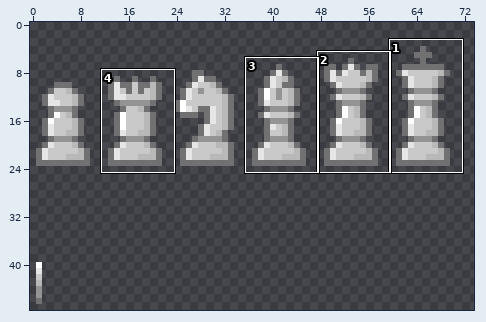
Pixel-art file, stored at assets/pieces.ase. Above, an overview of the earlier version with the close-up marked.
Close-up. First the earlier version:
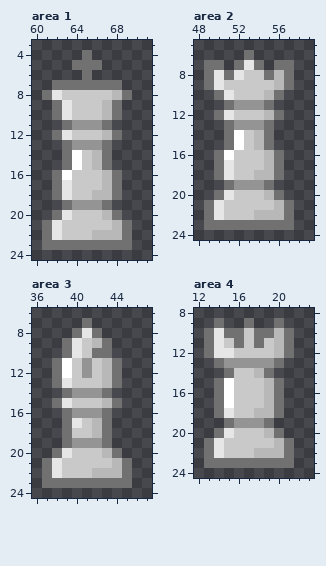
96x48 pixels, 1 frame. Colours within 5 levels of each other are drawn and written as one. Shown: area 1: x 60..71, y 3..24; area 2: x 48..59, y 5..24; area 3: x 36..47, y 6..24; area 4: x 12..23, y 8..24. The wide view leaves out empty margins. The commit also changed other parts of the picture, which this record leaves out.
After the commit:
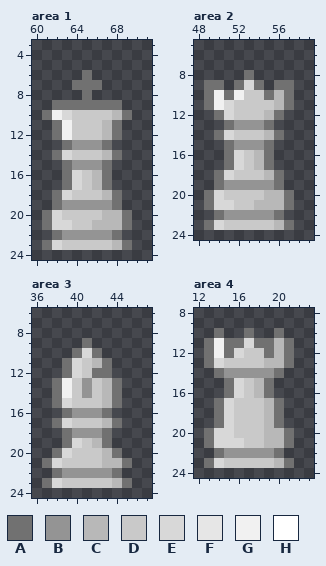
Palette (. is transparent): A #717171  B #949494  C #b8b8b8  D #c9c9c9  E #d8d8d8  F #e6e6e6  G #f1f1f1  H #ffffff
The exact change:
Changed rows in their new state; - is an unchanged pixel.
Area 1, layer "Layer 1":
first column x 61:
 4 ----.----
 5 ---...---
 7 -..---..-
 8 ....A....
 9 --AAAAA--
10 AGE---DCA
11 -AGDDDCA-
12 --G------
14 -AED-DCA-
15 ---BBB---
16 -.AE-CA.-
17 -.AE-CA.-
18 --E--D---
19 -AB---BA-
20 AED----CA
21 -EE--CC--
22 .ABBBBBA.
23 -EDDDDDC-
Area 2, layer "Layer 1":
first column x 49:
 6 ----.----
 7 ..-...-..
 8 ....A....
 9 -A.AEA.A-
10 AGAG--ACA
11 AGEDDDDCA
12 --E------
14 -AED-DCA-
15 ---BBB---
16 -.AE-CA.-
17 -.AE-CA.-
18 --E--D---
19 -AB---BA-
20 AED----CA
21 -EE--CC--
22 .ABBBBBA.
23 -EDDDDDC-
Area 3, layer "Layer 1":
first column x 37:
 7 ----.----
 8 ---...---
 9 --..A..--
10 --.AE-.--
11 -.AEDCA.-
12 -.AEDAA.-
13 --G-B----
14 -AGD-DCA-
15 --E------
17 -AED-DCA-
18 ---BBB---
19 ---EDC---
20 --E------
21 -E----C--
22 .ABBBBBA.
23 -EDDDDDC-
Area 4, layer "Layer 1":
first column x 13:
 9 -.--.--.-
10 .A..A..A.
11 -GA-E-A--
12 -GAE--A--
13 AEDDDDCCA
14 -ABBBBBA-
15 -.AE-CA.-
16 -.AE-CA.-
17 --E------
18 --E--D---
19 -AEDDDCA-
20 AEE----CA
21 -EEE--C--
22 .ABBBBBA.
23 -EDDDDDC-
